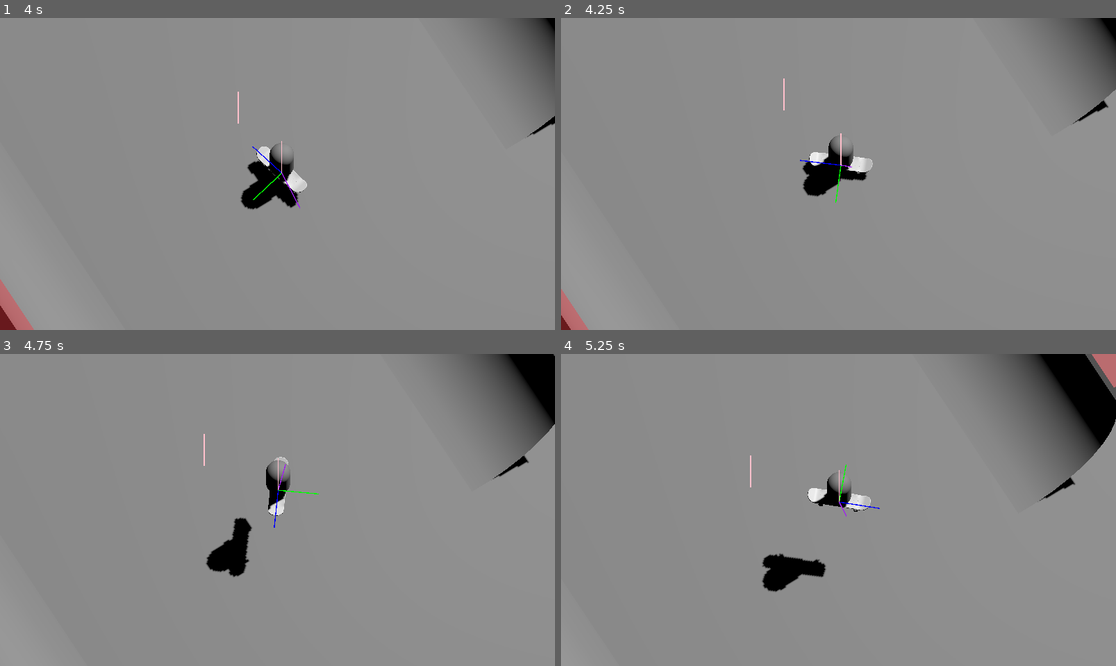
Above: before the commit, frames 1-4 (two rows, left to right).
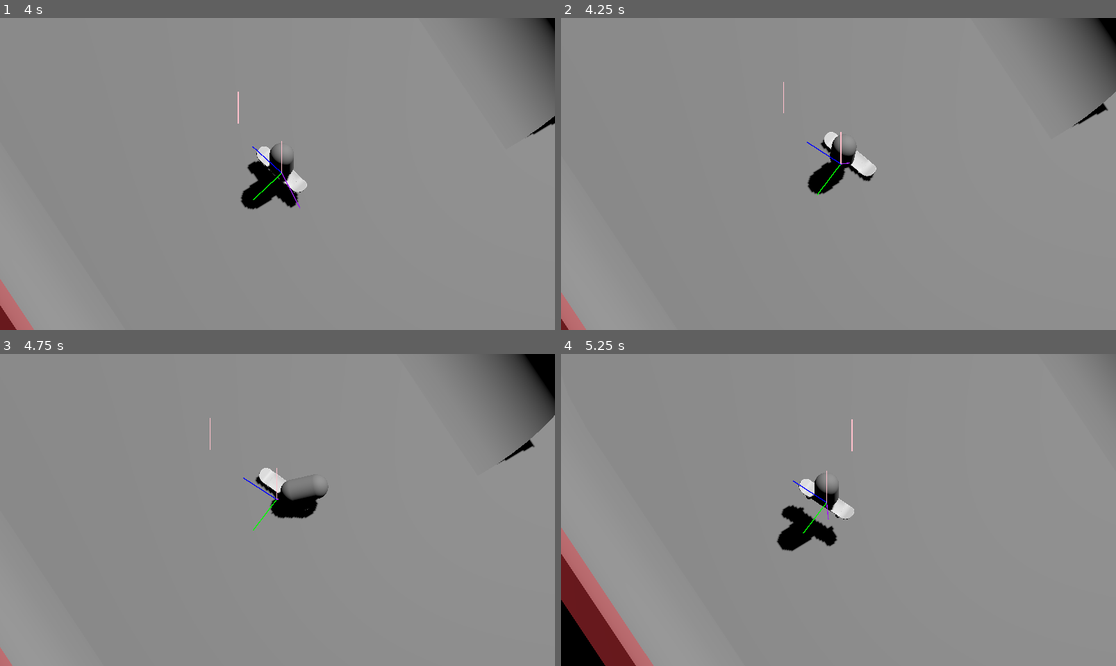
Above: after the commit, the same moments.

Repository: 3deric/GodotSkate
Game: Godot game, scene res://Scenes/testLevel.tscn
Same seed, same stepped clock (60 frames per second), same inputs: the game is played once before the commit and once after it.
Inputs:
- Up to frame 1 (4 s): hold D (Right) 0.53-1.28 s; tap Space (Jump) at 0.77, 1.52, 3.02, 3.77 s; hold S (Backward) 1.28-2.03 s; hold D (Right) 2.03-2.78 s; hold W (Forward) 2.78-3.53 s; hold A (Left) from 3.53 s (still down)
- Up to frame 2 (4.25 s): keep holding A (Left)
- Up to frame 3 (4.75 s): keep holding A (Left); tap Space (Jump) at 4.52 s
- Up to frame 4 (5.25 s): release A (Left) at 5.03 s; hold S (Backward) from 5.03 s (still down)

Frame 1 is identical in both runs. In frame 2, 1.1% of the frame differs, in the area x 0-100%, y 19-100%; in frame 3, 3.6%; in frame 4, 14%, in the area x 0-100%, y 0-100%.

Commit message:
Fixed pipe movement, changed floor angle to avoid wall detection on pipes

Diff:
--- a/Skategame/Scenes/characterBody3D.tscn
+++ b/Skategame/Scenes/characterBody3D.tscn
@@ -27,7 +27,7 @@
 axis_lock_angular_z = true
 wall_min_slide_angle = 2.26893
 floor_stop_on_slope = false
-floor_block_on_wall = false
+floor_max_angle = 1.49051
 floor_snap_length = 0.5
 script = ExtResource("1_5mxk1")
 
--- a/Skategame/Scripts/characterBody3D.gd
+++ b/Skategame/Scripts/characterBody3D.gd
@@ -148,16 +148,15 @@
 		return
 
 	if(is_on_wall()):
-		#playerState = PlayerState.FALL
-		print(is_on_wall())
-		#_fall()
+		playerState = PlayerState.FALL
+		_fall()
 		return
 
 	if is_on_floor():
 		var fallCheck = (abs(velocity.normalized().dot(xForm.basis.z)))
 		if(fallCheck < 0.75 and fallCheck != 0 and velocity.length() > 1.0):
-			#playerState = PlayerState.FALL
-			#_fall()
+			playerState = PlayerState.FALL
+			_fall()
 			pass
 		else:
 			if(collLayer == 1):
